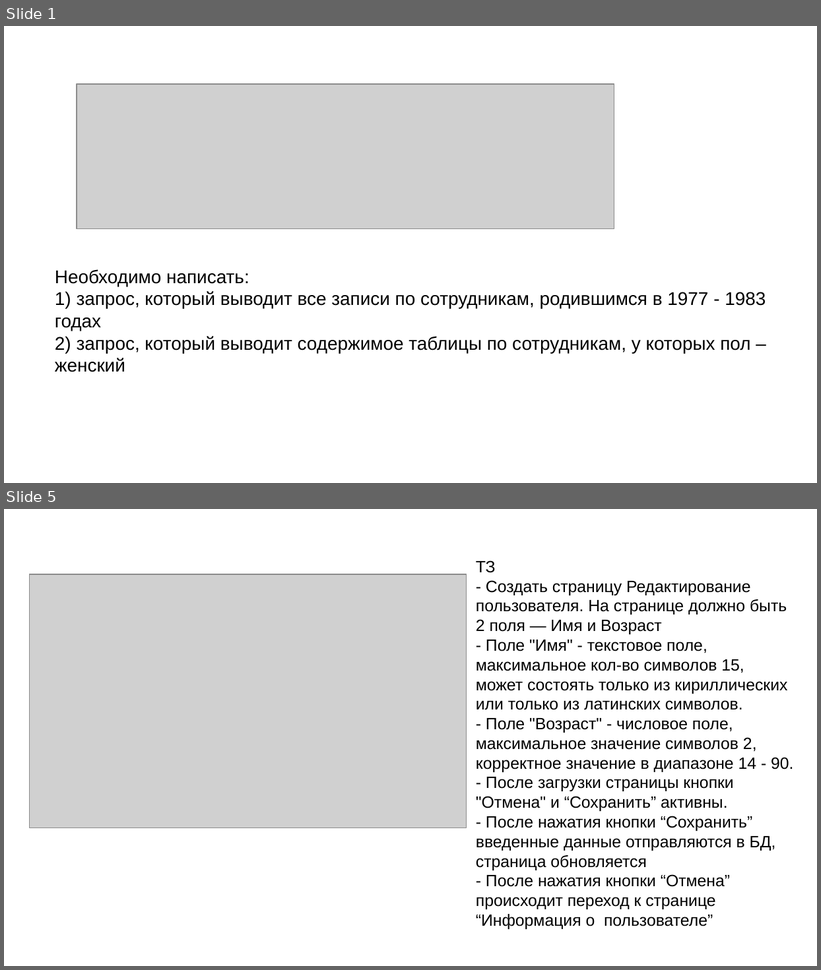
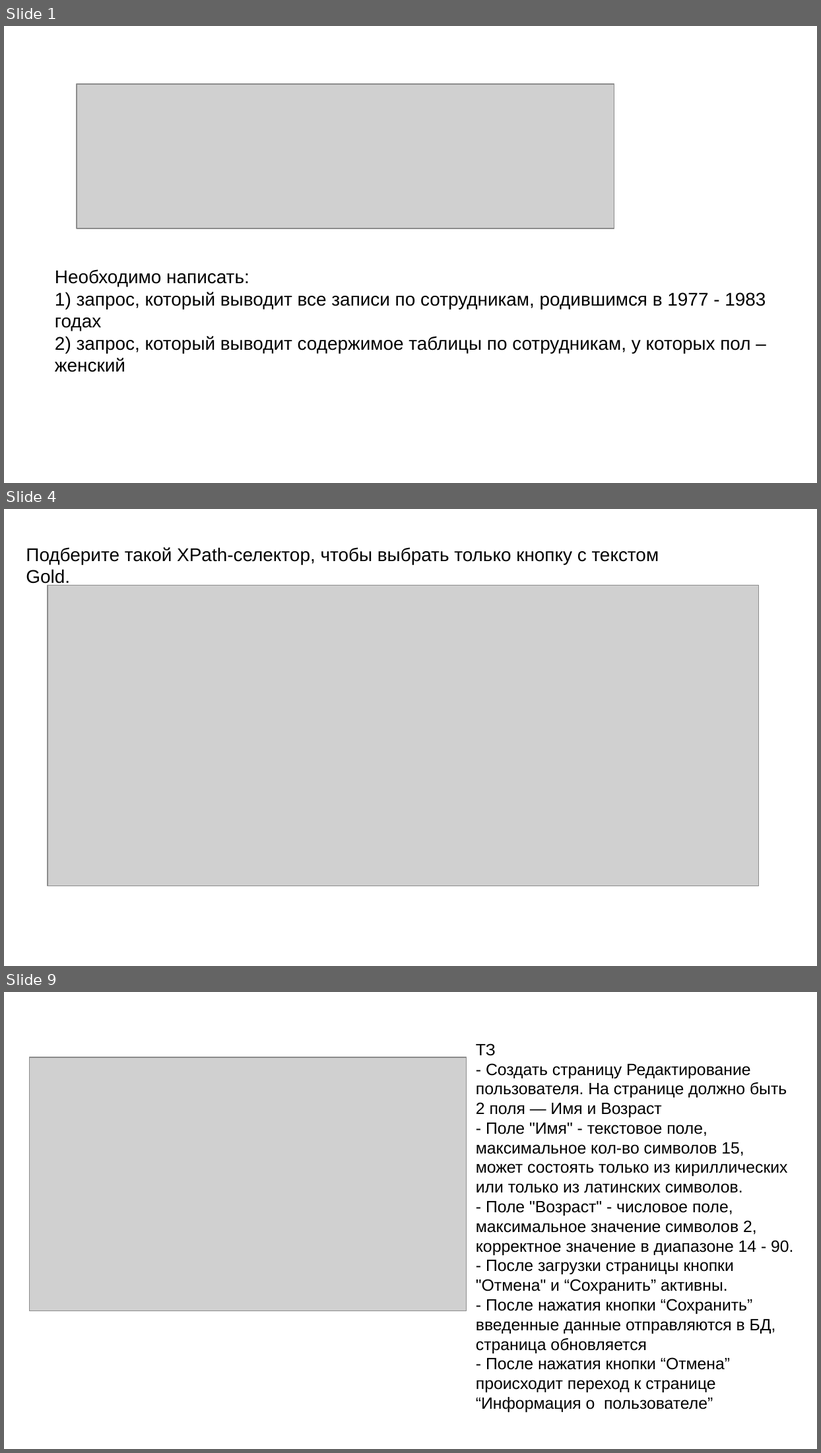
Before and after one commit to ANMerlinka/interview, a slide deck: tasks.pptx. Shown one above the other, each under a label of ours: slides 1 and 5 before the commit, slides 1, 4 and 9 after it; the slides between them are not shown. The pictures are 821x970 and 821x1453 pixels, drawn with LibreOffice and Linux fonts; fonts in the diff are those of the drawing; grey boxes stand for pictures; background and template pictures are left out. Boxes give left, top, right and bottom in pixels: in the first picture for what was removed or moved away, otherwise in the second. Text is boxed around its words. In the diff, an @@ line names an element or a change of style, - is before the commit and + after.

```diff
--- a/tasks.pptx
+++ b/tasks.pptx
@@ slide 4 added at (4,509,817,966), background #FFFFFF @@
@@ text added at (26,547,659,564), 18 pt, text #000000 @@
+Подберите такой XPath-селектор, чтобы выбрать только кнопку с текстом Gold.
@@ picture added at (48,585,760,886) @@
@@ what was slide 5 is now slide 9 @@
```
Also in this commit, not shown: 1 slide changed, 3 other slides added.
